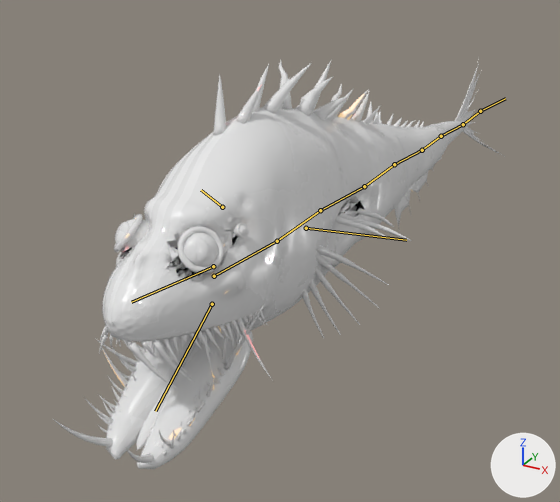
A saved change to the Blender file Source/Gigantura.blend.
Before and after are seen from a camera (50 mm lens) standing at (1.3, -2.76, 1.1) and looking at (-0.33, 0.22, -0.39). The lights are fixed; the arrows at lower right show +X, +Y and +Z. The older version comes first. Both versions are drawn at frame 8 of the action 'GT_Bite'; the numbers are the values there. The bones that change, and the others that lie on the model, are drawn over the model as lines.

Objects in the first picture: 'SK_Gigantura_Body'.
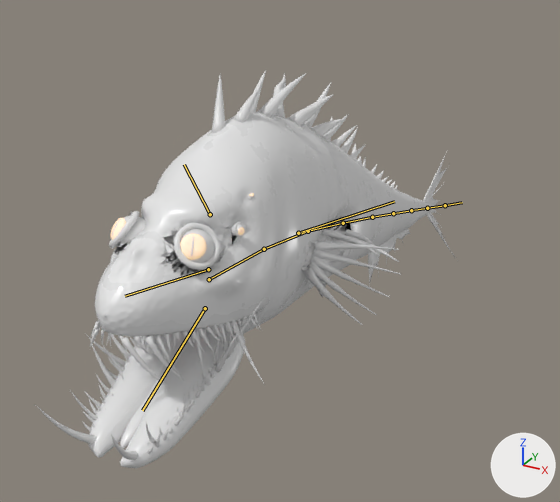
Pixel boxes [x1, y1, x2, y2] of what changed, in the pictures (560 x 502 px):
'SK_Gigantura_Body', posed (7% narrower): before [53, 59, 505, 469]; after [36, 70, 458, 468]
bone 'gt_head', root to tip: before (213, 266) to (131, 302); after (208, 269) to (125, 296)
bone 'gt_jaw', root to tip: before (212, 304) to (155, 411); after (205, 308) to (142, 410)
bone 'gt_spine_01', root to tip: before (214, 276) to (277, 241); after (209, 279) to (264, 249)
bone 'gt_spine_02', root to tip: before (277, 241) to (320, 210); after (264, 249) to (308, 231)
bone 'gt_spine_03', root to tip: before (320, 210) to (364, 186); after (308, 231) to (343, 223)
bone 'gt_spine_04', root to tip: before (364, 186) to (394, 164); after (343, 223) to (372, 217)
bone 'gt_spine_05', root to tip: before (394, 164) to (422, 150); after (372, 217) to (393, 213)
bone 'gt_spine_06', root to tip: before (422, 150) to (441, 136); after (393, 213) to (411, 210)
bone 'gt_spine_07', root to tip: before (441, 136) to (463, 124); after (411, 210) to (427, 208)
bone 'gt_spine_08', root to tip: before (463, 124) to (480, 111); after (427, 208) to (445, 205)
bone 'gt_spine_09', root to tip: before (480, 111) to (505, 98); after (445, 205) to (462, 202)
bone 'gt_pec_l', root to tip: before (306, 228) to (406, 240); after (298, 233) to (394, 201)
bone 'gt_pec_r', root to tip: before (222, 207) to (201, 190); after (210, 214) to (184, 164)

The change, as a diff of the scene's bpy script:
```diff
--- a/Source/Gigantura.blend.py
+++ b/Source/Gigantura.blend.py
@@ bone_gt_root @@
 bone_gt_root = bpy.data.objects['Gigantura_Rig'].pose.bones['gt_root']
-bone_gt_root.location = (0.0, 0.18, 0.0)
+bone_gt_root.location = (0.0, 0.15, 0.0)
@@ bone_gt_head @@
 bone_gt_head = bpy.data.objects['Gigantura_Rig'].pose.bones['gt_head']  # child of 'gt_root'
-bone_gt_head.rotation_euler = (0.14, 0.0, 0.0)  # degrees (8, 0, 0)
+bone_gt_head.rotation_euler = (0.209, 0.0, 0.0)  # degrees (12, 0, 0)
@@ bone_gt_jaw @@
 bone_gt_jaw = bpy.data.objects['Gigantura_Rig'].pose.bones['gt_jaw']  # child of 'gt_head'
-bone_gt_jaw.rotation_euler = (-0.733, 0.0, 0.0)  # degrees (-42, 0, 0)
+bone_gt_jaw.rotation_euler = (-0.698, 0.0, 0.0)  # degrees (-40, 0, 0)
@@ bone_gt_spine_01 @@
 bone_gt_spine_01 = bpy.data.objects['Gigantura_Rig'].pose.bones['gt_spine_01']  # child of 'gt_root'
-bone_gt_spine_01.rotation_euler = (0.0, 0.0, -0.105)  # degrees (0, 0, -6)
+bone_gt_spine_01.rotation_euler = (-0.0698, 0.0, 0.0)  # degrees (-4, 0, 0)
@@ bone_gt_spine_02 @@
 bone_gt_spine_02 = bpy.data.objects['Gigantura_Rig'].pose.bones['gt_spine_02']  # child of 'gt_spine_01'
-bone_gt_spine_02.rotation_euler = (0.0, 0.0, 0.105)  # degrees (0, 0, 6)
+bone_gt_spine_02.rotation_euler = (-0.0873, 0.0, 0.0)  # degrees (-5, 0, 0)
@@ bone_gt_spine_03 @@
 bone_gt_spine_03 = bpy.data.objects['Gigantura_Rig'].pose.bones['gt_spine_03']  # child of 'gt_spine_02'
-bone_gt_spine_03.rotation_euler = (0.0, 0.0, -0.105)  # degrees (0, 0, -6)
+bone_gt_spine_03.rotation_euler = (-0.0873, 0.0, 0.0)  # degrees (-5, 0, 0)
@@ bone_gt_spine_04 @@
 bone_gt_spine_04 = bpy.data.objects['Gigantura_Rig'].pose.bones['gt_spine_04']  # child of 'gt_spine_03'
-bone_gt_spine_04.rotation_euler = (0.0, 0.0, 0.105)  # degrees (0, 0, 6)
+bone_gt_spine_04.rotation_euler = (0.0, 0.0, 0.0)  # degrees (0, 0, 0)
@@ bone_gt_spine_05 @@
 bone_gt_spine_05 = bpy.data.objects['Gigantura_Rig'].pose.bones['gt_spine_05']  # child of 'gt_spine_04'
-bone_gt_spine_05.rotation_euler = (0.0, 0.0, -0.105)  # degrees (0, 0, -6)
+bone_gt_spine_05.rotation_euler = (-0.0175, 0.0, 0.0)  # degrees (-1, 0, 0)
@@ bone_gt_spine_06 @@
 bone_gt_spine_06 = bpy.data.objects['Gigantura_Rig'].pose.bones['gt_spine_06']  # child of 'gt_spine_05'
-bone_gt_spine_06.rotation_euler = (0.0, 0.0, 0.105)  # degrees (0, 0, 6)
+bone_gt_spine_06.rotation_euler = (-0.0175, 0.0, 0.0)  # degrees (-1, 0, 0)
@@ bone_gt_spine_07 @@
 bone_gt_spine_07 = bpy.data.objects['Gigantura_Rig'].pose.bones['gt_spine_07']  # child of 'gt_spine_06'
-bone_gt_spine_07.rotation_euler = (0.0, 0.0, -0.105)  # degrees (0, 0, -6)
+bone_gt_spine_07.rotation_euler = (0.0, 0.0, 0.0)  # degrees (0, 0, 0)
@@ bone_gt_spine_08 @@
 bone_gt_spine_08 = bpy.data.objects['Gigantura_Rig'].pose.bones['gt_spine_08']  # child of 'gt_spine_07'
-bone_gt_spine_08.rotation_euler = (0.0, 0.0, 0.105)  # degrees (0, 0, 6)
+bone_gt_spine_08.rotation_euler = (0.0, 0.0, 0.0)  # degrees (0, 0, 0)
@@ bone_gt_spine_09 @@
 bone_gt_spine_09 = bpy.data.objects['Gigantura_Rig'].pose.bones['gt_spine_09']  # child of 'gt_spine_08'
-bone_gt_spine_09.rotation_euler = (0.0, 0.0, -0.105)  # degrees (0, 0, -6)
+bone_gt_spine_09.rotation_euler = (0.0175, 0.0, 0.0)  # degrees (1, 0, 0)
@@ bone_gt_pec_l @@
 bone_gt_pec_l = bpy.data.objects['Gigantura_Rig'].pose.bones['gt_pec_l']  # child of 'gt_spine_01'
-bone_gt_pec_l.rotation_euler = (0.0, 0.0, 0.0)  # degrees (0, 0, 0)
+bone_gt_pec_l.rotation_euler = (0.454, 0.0, 0.0)  # degrees (26, 0, 0)
@@ bone_gt_pec_r @@
 bone_gt_pec_r = bpy.data.objects['Gigantura_Rig'].pose.bones['gt_pec_r']  # child of 'gt_spine_01'
-bone_gt_pec_r.rotation_euler = (0.0, 0.0, 0.0)  # degrees (0, 0, 0)
+bone_gt_pec_r.rotation_euler = (0.454, 0.0, 0.0)  # degrees (26, 0, 0)
```
